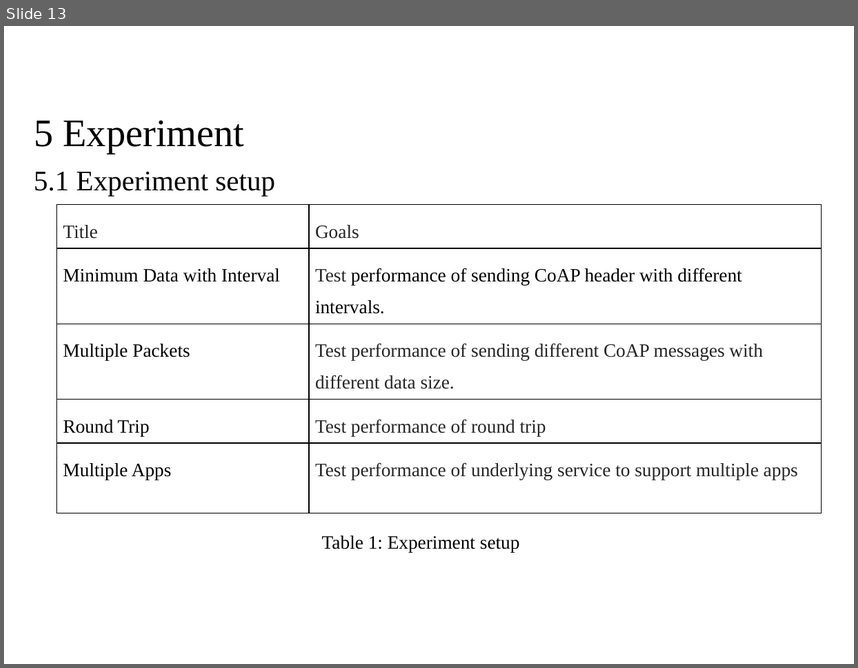
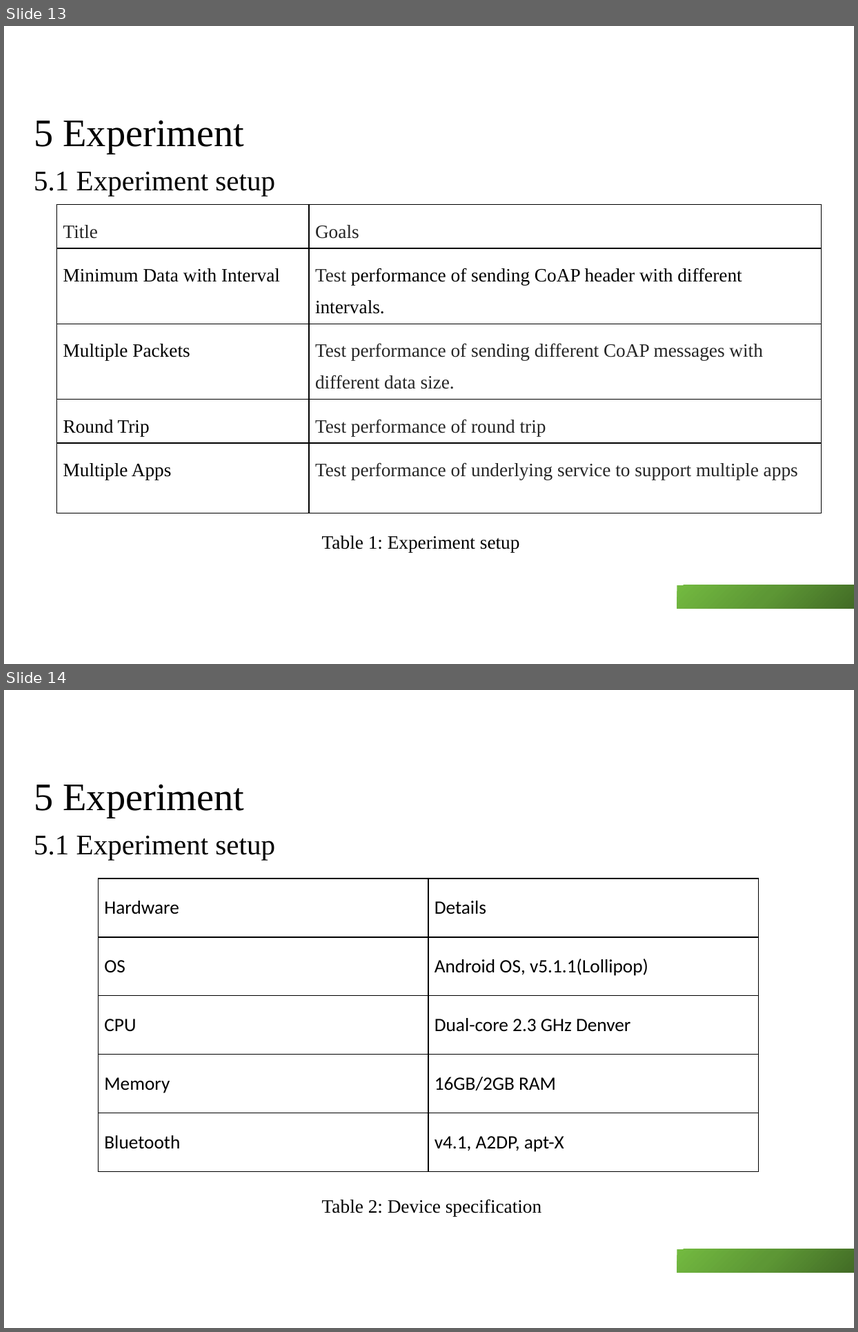
Before and after one commit to chennanoka/Thesis, a slide deck: ThesisPresentationV2.pptx. Shown one above the other, each under a label of ours: slide 13 before the commit, slides 13 and 14 after it. The pictures are 858x668 and 858x1332 pixels, drawn with LibreOffice and Linux fonts; fonts in the diff are those of the drawing; background and template pictures are left out. Boxes give left, top, right and bottom in pixels: in the first picture for what was removed or moved away, otherwise in the second. Text is boxed around its words. In the diff, an @@ line names an element or a change of style, - is before the commit and + after.

```diff
--- a/ThesisPresentationV2.pptx
+++ b/ThesisPresentationV2.pptx
@@ slide 14 added at (x1=4, y1=690, x2=854, y2=1328), background #FFFFFF; not listed: 1 template element that a slide beside it also shows @@
@@ title added at (x1=34, y1=784, x2=244, y2=818), 33 pt, text #000000 @@
+5 Experiment
@@ text added at (x1=34, y1=836, x2=275, y2=859), 24 pt, text #000000 @@
+5.1 Experiment setup
@@ table added at (x1=99, y1=879, x2=758, y2=1172), 5 rows, 2 columns @@
+Hardware | Details
+OS | Android OS, v5.1.1(Lollipop)
+CPU | Dual-core 2.3 GHz Denver
+Memory | 16GB/2GB RAM
+Bluetooth | v4.1, A2DP, apt-X
@@ text added at (x1=322, y1=1199, x2=542, y2=1216), 16 pt, text #000000 @@
+Table 2: Device specification
@@ rectangle added at (x1=677, y1=1248, x2=854, y2=1272), fill gradient #416B26 to #5D9835 to #73BA40 @@
@@ slide 13 changed as well @@
@@ rectangle added at (x1=677, y1=584, x2=854, y2=608), fill gradient #416B26 to #5D9835 to #73BA40 @@
```
Also in this commit, not shown: 22 other slides changed, 8 other files.
